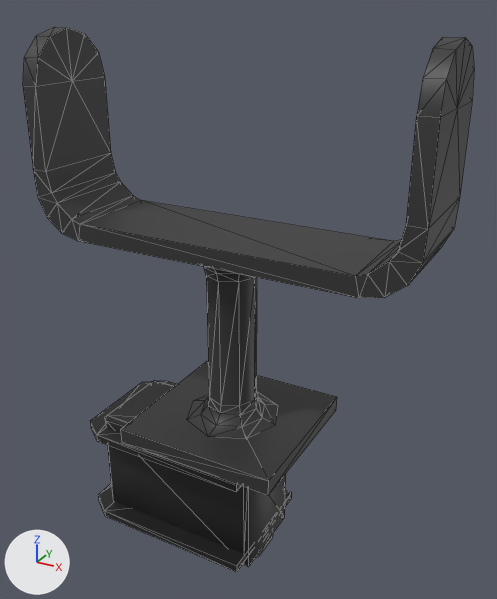
The COLLADA model meshes/justina/arm/Arm.dae as it was, and as the next commit left it.
Before and after are seen from a 50 mm lens placed at (0.0954, -0.1632, 0.023), pointed at (0.0029, 0.0049, -0.061). The axes (+X, +Y, +Z) are drawn at lower left. The lights are the same throughout. The first picture is the older version. Mesh edges are drawn as thin lines.

Objects in the first picture: 'Arm'.
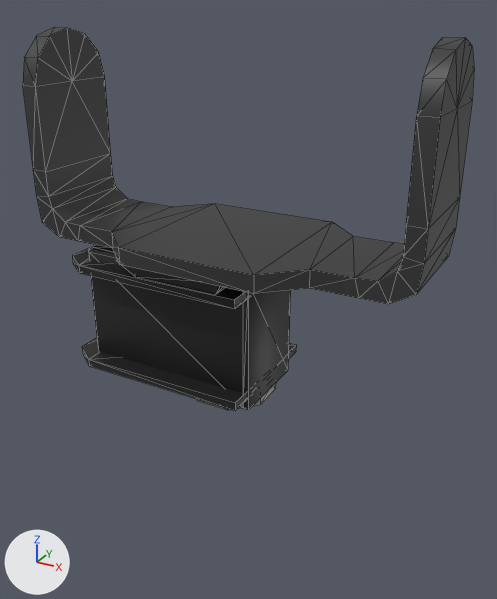
Pixel boxes [x1, y1, x2, y2] of what changed, in the pictures (497 x 599 px; the box of a moved part takes in the faces that stretch with it):
```json
{"object": "Arm", "change": "reshaped", "before": [23, 27, 474, 572], "after": [23, 27, 474, 411], "on screen": "29% shorter"}
{"part": 1, "of": "me_arm", "change": "moved or reshaped", "before": [255, 534, 273, 558], "after": [197, 383, 276, 410], "on screen": "mostly hidden before"}
{"part": 2, "of": "me_arm", "change": "moved or reshaped", "before": [98, 484, 292, 572], "after": [82, 338, 297, 411]}
{"part": 3, "of": "me_arm", "change": "moved or reshaped", "before": [105, 380, 286, 567], "after": [88, 245, 291, 410]}
{"part": 4, "of": "me_arm", "change": "moved or reshaped", "before": [90, 381, 241, 492], "after": [72, 247, 246, 309]}
{"part": 5, "of": "me_arm", "change": "moved or reshaped", "after": [116, 259, 225, 294], "on screen": "not visible before"}
{"part": 6, "of": "me_arm", "change": "deleted", "before": [187, 267, 278, 439]}
{"part": 7, "of": "me_arm", "change": "deleted", "before": [121, 361, 337, 495]}
{"part": 8, "of": "me_arm", "change": "moved or reshaped", "before": [33, 153, 454, 298], "after": [33, 153, 456, 304]}
```

Scene script edits in JSON lines:
```json
{"block": "me_arm", "where": "# used by ob_arm; location = (0.0, 0.0, 0.0)"}
{"op": "remove", "block": "me_arm", "code": "me_arm.from_pydata(...)  # 220 vertices, 372 faces; spans x -0.06..0.06, y -0.025..0.025, z -0.15..0.015"}
{"op": "add", "block": "me_arm", "code": "me_arm.from_pydata(...)  # 164 vertices, 280 faces; spans x -0.06..0.06, y -0.025..0.025, z -0.09..0.015"}
{"block": "me_arm", "change": "me_arm part 1: the loose piece of 16 vertices spanning x -0.012..0.012, y -0.012..0.012, z -0.15..-0.146 is moved by (0.0, 0.0, 0.06)"}
{"block": "me_arm", "change": "me_arm part 2: the loose piece of 12 vertices spanning x -0.048..0.012, y -0.02..0.02, z -0.143..-0.141 is moved by (0.0, 0.0, 0.06)"}
{"block": "me_arm", "change": "me_arm part 3: the loose piece of 20 vertices spanning x -0.042..0.013, y -0.014..0.015, z -0.147..-0.106 is moved by (0.0, 0.0, 0.06)"}
{"block": "me_arm", "change": "me_arm part 4: the loose piece of 12 vertices spanning x -0.048..0.012, y -0.02..0.02, z -0.112..-0.109 is moved by (0.0, 0.0, 0.06)"}
{"block": "me_arm", "change": "me_arm part 5: the loose piece of 8 vertices spanning x -0.024..0.01, y -0.023..-0.015, z -0.109..-0.104 is moved by (0.0, 0.0, 0.06)"}
{"block": "me_arm", "change": "me_arm part 6: the loose piece of 64 vertices spanning x -0.015..0.015, y -0.015..0.015, z -0.099..-0.044 is deleted"}
{"block": "me_arm", "change": "me_arm part 7: the loose piece of 8 vertices spanning x -0.026..0.026, y -0.025..0.025, z -0.104..-0.099 is deleted"}
{"block": "me_arm", "change": "me_arm part 8"}
{"block": "me_arm", "change": "8 faces are deleted"}
{"block": "me_arm", "change": "4 vertices in x 0.051..0.053, y -0.015..0.015, z -0.043..-0.031 move by (0.001, 0.0, -0.001)"}
{"block": "me_arm", "change": "4 vertices in x -0.053..-0.051, y -0.015..0.015, z -0.043..-0.031 move by (-0.001, 0.0, -0.001)"}
{"block": "me_arm", "change": "12 vertices move from x -0.056..0.056, y -0.015..0.015, z -0.039..-0.033 to x -0.058..0.058, y -0.015..0.015, z -0.04..-0.035"}
{"block": "me_arm", "change": "8 vertices are added at x -0.031..0.031, y -0.025..0.025, z -0.044"}
{"block": "me_arm", "change": "8 new vertices lie (0.0, 0.0, 0.005) away from vertices in x -0.031..0.031, y -0.025..0.025, z -0.044"}
{"block": "me_arm", "change": "40 new faces join them, mat_base_plastic_black_material (dark grey #353535)"}
{"block": "me_arm", "change": "other edits to the shape of me_arm do not show in these pictures"}
```
